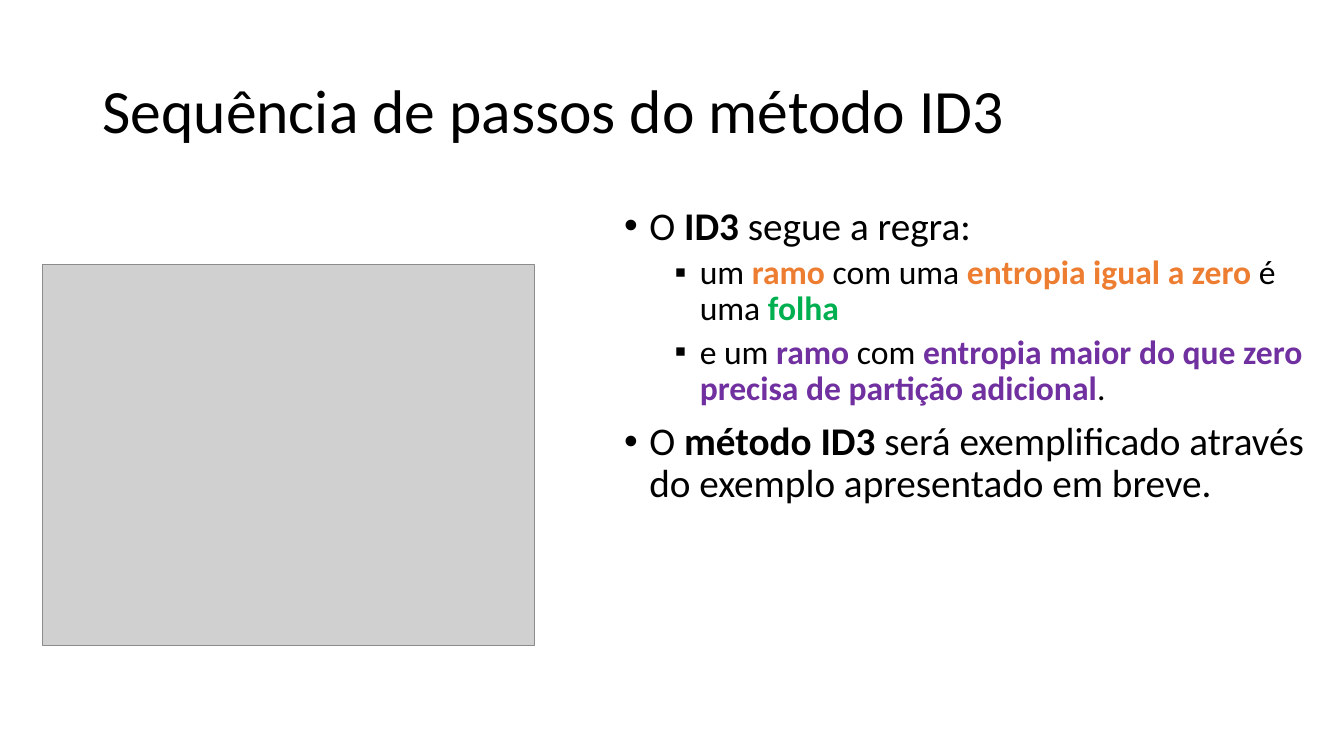
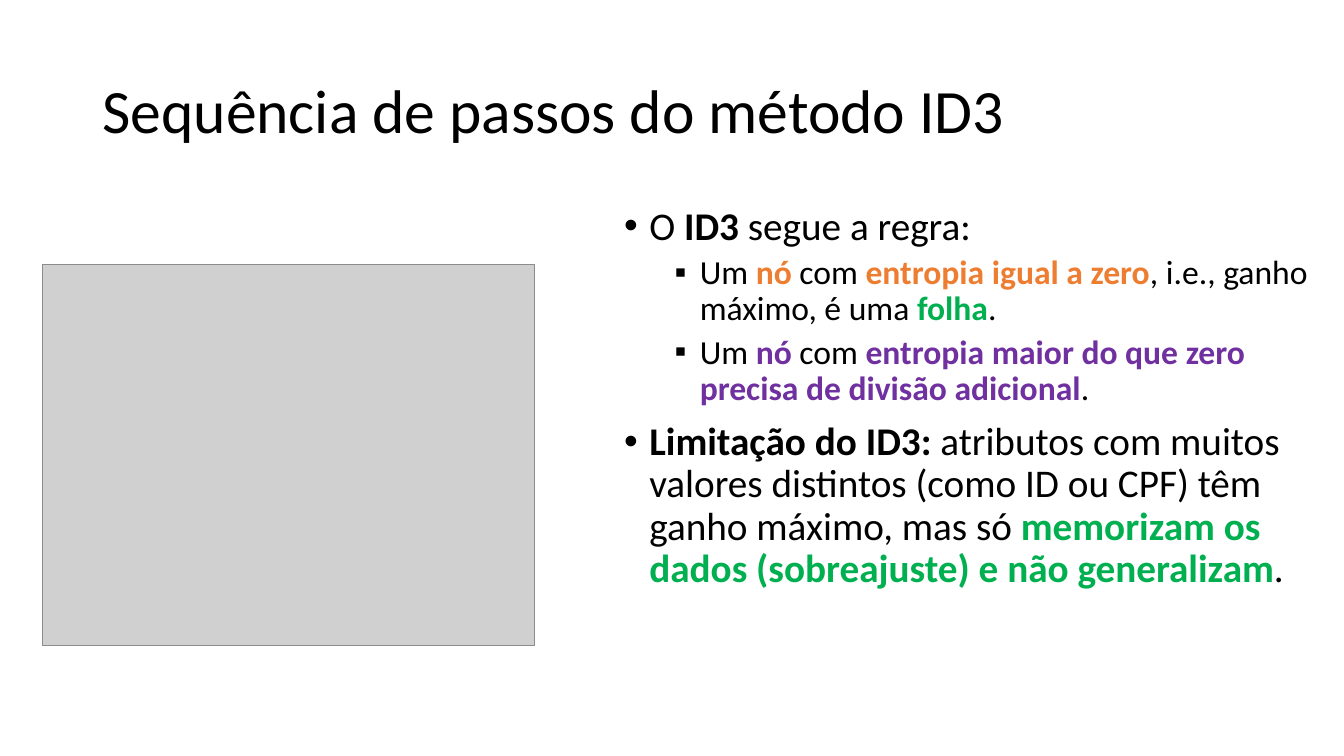
Before and after one commit to zz4fap/c24_inteligencia_artificial, a slide deck: slide 30 of slides/C24_Árvores_de_decisão.pptx (slide 39 before the commit). Drawn at 1344x756 pixels with LibreOffice and Linux fonts; fonts in the diff are those of the drawing; grey boxes stand for pictures. Boxes give left, top, right and bottom in pixels: in the first picture for what was removed or moved away, otherwise in the second. Text is boxed around its words. In the diff, an @@ line names an element or a change of style, - is before the commit and + after.

```diff
--- a/slides/C24_Árvores_de_decisão.pptx
+++ b/slides/C24_Árvores_de_decisão.pptx
@@ text at <box>649,260,1307,589</box>: text changed; size 24 to 28 pt @@
-  ▪ um ramo com uma entropia igual a zero é uma folha
-  ▪ e um ramo com entropia maior do que zero precisa de partição adicional.
-• O método ID3 será exemplificado através do exemplo apresentado em breve.
+  ▪ Um nó com entropia igual a zero, i.e., ganho máximo, é uma folha.
+  ▪ Um nó com entropia maior do que zero precisa de divisão adicional.
+• Limitação do ID3: atributos com muitos valores distintos (como ID ou CPF) têm ganho máximo, mas só memorizam os dados (sobreajuste) e não generalizam.
```
Also in this commit, not shown: 15 other slides changed, 2 slides added, 11 slides removed.
